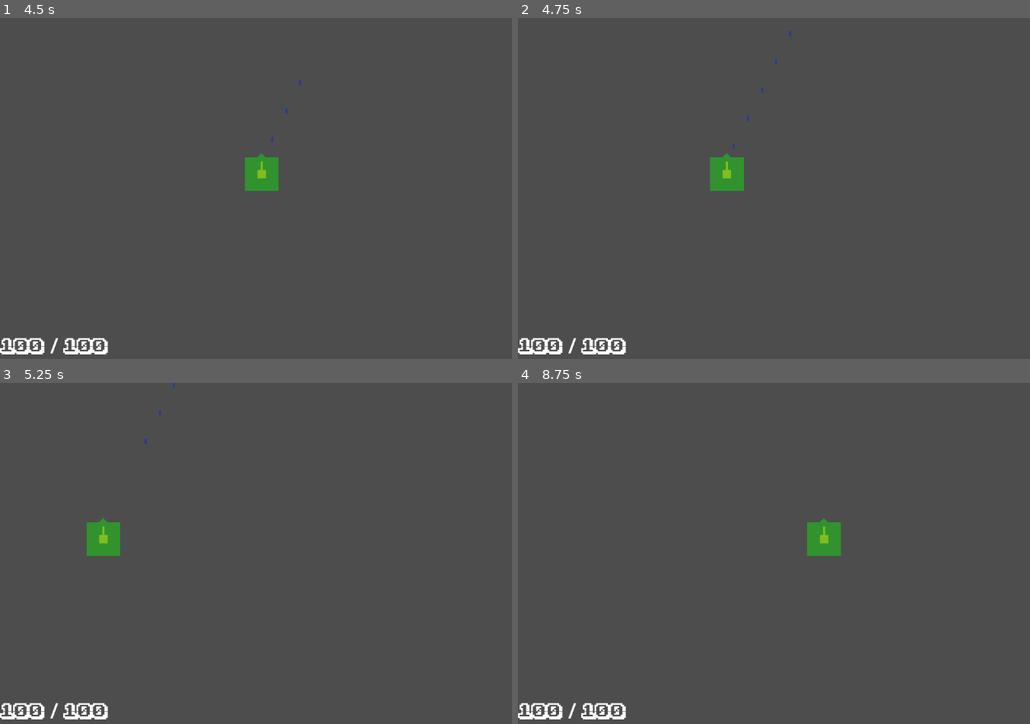
Above: before the commit, frames 1-4 (two rows, left to right).
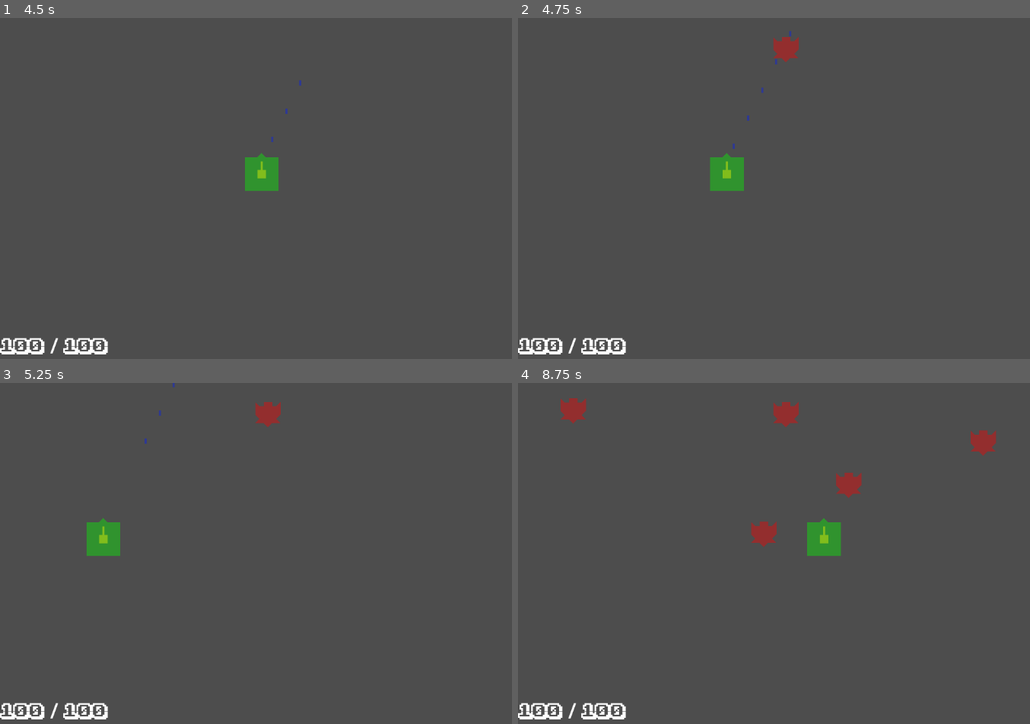
Above: after the commit, the same moments.

Repository: mmyumu/OVNI-godot
Game: Godot game, scene res://menu.tscn
Two runs of this game, one before a commit and one after it. Both use one fixed random seed, a clock stepped at 60 frames per second and the inputs below.
Inputs (mouse positions are in pixels of both pictures, inside the frame that each line leads up to):
- Up to frame 1 (4.5 s): click "Start" at 0.5 s; tap Enter (start_play) at 1.25, 1.35, 2, 2.3, 2.85, 3.5, 3.6 s; move the mouse to (435, 171) at 1.27 s; hold Right (move_right) 1.28-2.03 s; click (435, 171) at 1.42 s; move the mouse to (184, 205) at 2.02 s; hold Down (move_down) 2.03-2.78 s; tap Space (shoot) at 2.1 s; move the mouse to (363, 113) at 2.77 s; hold Right (move_right) 2.78-3.53 s; move the mouse to (271, 256) at 3.52 s; hold Up (move_up) 3.53-4.28 s; click (271, 256) at 3.67 s; move the mouse to (486, 239) at 4.27 s; hold Left (move_left) from 4.28 s (still down); hold Space (shoot) from 4.28 s (still down)
- Up to frame 2 (4.75 s): keep holding Left (move_left); keep holding Space (shoot); tap Enter (start_play) at 4.55 s
- Up to frame 3 (5.25 s): keep holding Left (move_left); move the mouse to (122, 502) at 5.02 s; release Space (shoot) at 5.03 s; tap Enter (start_play) at 5.1 s
- Up to frame 4 (8.75 s): move the mouse to (850, 553) at 5.77 s; release Left (move_left) at 5.78 s; hold Down (move_down) 5.78-6.53 s; tap Enter (start_play) at 5.85, 6.8, 7.35, 8.1 s; click (850, 553) at 5.92 s; move the mouse to (733, 468) at 6.52 s; hold Right (move_right) 6.53-7.28 s; tap Space (shoot) at 6.6 s; move the mouse to (953, 536) at 7.27 s; hold Up (move_up) 7.28-8.03 s; move the mouse to (702, 570) at 8.02 s; hold Right (move_right) from 8.03 s (still down); click (702, 570) at 8.17 s

Frame 1 is identical in both runs. In frame 2, 0.3% of the frame differs, in the area x 49-55%, y 5-13%; in frame 3, 0.3%; in frame 4, 1.4%, in the area x 8-94%, y 4-48%.
Error before the commit: Parse Error: Expected indented block after function declaration. (res://StartLabel.gd:5)

Commit message:
Add enemy spawn

Diff:
--- a/StartLabel.gd
+++ /dev/null
@@ -1,15 +0,0 @@
-extends Label
-
-
-# Called when the node enters the scene tree for the first time.
-func _ready():
-#	print(GlobalVariables.input_type)
-#	var input_events = InputMap.action_get_events("start_play")
-#	for input_event in input_events:
-#		if input_event is InputEventJoypadButton:
-#			print(input_event)
-
-
-# Called every frame. 'delta' is the elapsed time since the previous frame.
-func _process(delta):
-	pass
--- a/enemies/enemy1.tscn
+++ b/enemies/enemy1.tscn
@@ -1,13 +1,17 @@
 [gd_scene load_steps=2 format=3 uid="uid://c608eymfujioj"]
 
 [sub_resource type="RectangleShape2D" id="RectangleShape2D_w04ol"]
-size = Vector2(6, 6)
+size = Vector2(48, 48)
 
 [node name="Enemy" type="Area2D"]
 
 [node name="Polygon2D" type="Polygon2D" parent="."]
+scale = Vector2(8, 8)
 color = Color(1, 0, 0, 0.392157)
 polygon = PackedVector2Array(3, 3, 2, 2, 1, 2, 1, 3, -1, 3, -1, 2, -2, 2, -3, 3, -3, 0, -2, -1, -3, -2, -2, -2, -1, -2, 0, -3, 1, -2, 3, -2, 2, -1, 3, 0)
 
 [node name="CollisionShape2D" type="CollisionShape2D" parent="."]
 shape = SubResource("RectangleShape2D_w04ol")
+
+[node name="Marker2D" type="Marker2D" parent="."]
+position = Vector2(0, -26)
--- /dev/null
+++ b/enemies/spawner.gd
@@ -0,0 +1,19 @@
+extends Node
+
+var enemy = preload("res://enemies/enemy1.tscn")
+
+# Called when the node enters the scene tree for the first time.
+func _ready():
+	pass
+
+
+# Called every frame. 'delta' is the elapsed time since the previous frame.
+func _process(delta):
+	pass
+
+func spawn(position):
+	var spawned_enemy = enemy.instantiate()
+	get_parent().add_child(spawned_enemy)
+	spawned_enemy.position = position
+	spawned_enemy.rotation = TAU/2
+	print("Spawned enemy %s at x=%s, y=%s" % [spawned_enemy.name, position.x, position.y])
--- /dev/null
+++ b/enemies/spawner.tscn
@@ -0,0 +1,6 @@
+[gd_scene load_steps=2 format=3 uid="uid://dgamdwdlcwo4c"]
+
+[ext_resource type="Script" path="res://enemies/spawner.gd" id="1_87q1l"]
+
+[node name="Spawner" type="Node"]
+script = ExtResource("1_87q1l")
--- a/global_variables.gd
+++ b/global_variables.gd
@@ -1,10 +1,12 @@
-extends Node
+extends Node2D
 
 var input_type = "joypad"
 
+var screen_size: Vector2
+
 # Called when the node enters the scene tree for the first time.
 func _ready():
-	pass
+	screen_size = get_viewport_rect().size
 #	set_process_input(true)
 #	guess_input_device()
 
--- a/global_variables.tscn
+++ b/global_variables.tscn
@@ -2,5 +2,5 @@
 
 [ext_resource type="Script" path="res://global_variables.gd" id="1_cnygq"]
 
-[node name="GlobalVariables" type="Node"]
+[node name="GlobalVariables" type="Node2D"]
 script = ExtResource("1_cnygq")
--- a/hud.tscn
+++ b/hud.tscn
@@ -2,7 +2,25 @@
 
 [ext_resource type="FontFile" uid="uid://cu1gycbn7rgh1" path="res://fonts/ka1.ttf" id="1_04pe5"]
 [ext_resource type="Script" path="res://hud.gd" id="1_6pjce"]
-[ext_resource type="Script" path="res://StartLabel.gd" id="2_qtv1r"]
+
+[sub_resource type="GDScript" id="GDScript_b8lme"]
+script/source = "extends Label
+
+
+# Called when the node enters the scene tree for the first time.
+func _ready():
+	pass
+#	print(GlobalVariables.input_type)
+#	var input_events = InputMap.action_get_events(\"start_play\")
+#	for input_event in input_events:
+#		if input_event is InputEventJoypadButton:
+#			print(input_event)
+
+
+# Called every frame. 'delta' is the elapsed time since the previous frame.
+func _process(delta):
+	pass
+"
 
 [node name="HUD" type="CanvasLayer"]
 process_mode = 2
@@ -65,8 +83,7 @@
 theme_override_font_sizes/font_size = 64
 text = "Time left"
 horizontal_alignment = 1
-script = ExtResource("2_qtv1r")
-theme_override_font_sizes/font_size = 64
+script = SubResource("GDScript_b8lme")
 
 [node name="StartTimer" type="Timer" parent="StartPlay"]
 wait_time = 3.0
--- a/main_stage.gd
+++ b/main_stage.gd
@@ -1,19 +1,16 @@
 extends Node
 
+var rng = RandomNumberGenerator.new()
 
 # Called when the node enters the scene tree for the first time.
 func _ready():
 	get_tree().paused = true
 	update_hp()
 	$Player.hide()
-#	$StartTimer.start()
-
 
 # Called every frame. 'delta' is the elapsed time since the previous frame.
 func _process(delta):
 	pass
-#	$HUD.update_start_play()
-
 
 func _on_player_shoot(projectile, direction, location):
 	var spawned_projectile = projectile.instantiate()
@@ -26,11 +23,16 @@
 	$HUD/HP/HPLabel.text = str($Player.hp)
 	$HUD/HP/MaxHPLabel.text = str($Player.max_hp)
 
-
-#func _on_start_timer_timeout():
-#	$HUD.start_play()
+func _on_hud_start_play():
+	$Player.show()
+	$Spawner/SpawnTimer.start()
+	get_tree().paused = false
 
 
-func _on_hud_start_play():
-	$Player.show()
-	get_tree().paused = false
+func _on_spawn_timer_timeout():
+	# TODO: improve spawn position (outside of screen? not on player?)
+	# TODO: spawn waves of enemies instead of enemies 1 by 1 (scripted? random mechanism?)
+	var x = rng.randi_range(0, GlobalVariables.screen_size.x)
+	var y = rng.randi_range(0, GlobalVariables.screen_size.y/2)
+	var spawn_position = Vector2(x, y)
+	$Spawner.spawn(spawn_position)
--- a/main_stage.tscn
+++ b/main_stage.tscn
@@ -1,8 +1,9 @@
-[gd_scene load_steps=4 format=3 uid="uid://blbpq1q6ur422"]
+[gd_scene load_steps=5 format=3 uid="uid://blbpq1q6ur422"]
 
-[ext_resource type="PackedScene" uid="uid://xsyxsqvbvltk" path="res://player.tscn" id="1_gy300"]
+[ext_resource type="PackedScene" uid="uid://xsyxsqvbvltk" path="res://player/player.tscn" id="1_gy300"]
 [ext_resource type="Script" path="res://main_stage.gd" id="1_holjf"]
 [ext_resource type="PackedScene" uid="uid://csrjim7erxwl" path="res://hud.tscn" id="3_ww8p0"]
+[ext_resource type="PackedScene" uid="uid://dgamdwdlcwo4c" path="res://enemies/spawner.tscn" id="4_hcxan"]
 
 [node name="MainStage" type="Node"]
 script = ExtResource("1_holjf")
@@ -12,5 +13,10 @@
 
 [node name="HUD" parent="." instance=ExtResource("3_ww8p0")]
 
+[node name="Spawner" parent="." instance=ExtResource("4_hcxan")]
+
+[node name="SpawnTimer" type="Timer" parent="Spawner"]
+
 [connection signal="shoot" from="Player" to="." method="_on_player_shoot"]
 [connection signal="start_play" from="HUD" to="." method="_on_hud_start_play"]
+[connection signal="timeout" from="Spawner/SpawnTimer" to="." method="_on_spawn_timer_timeout"]
--- a/player.gd
+++ b/player/player.gd
@@ -4,13 +4,11 @@
 @export var hp = 100
 @export var max_hp = 100
 
-var screen_size: Vector2
-
 signal shoot(projectile, direction, location)
 
 # Called when the node enters the scene tree for the first time.
 func _ready():
-	screen_size = get_viewport_rect().size
+	pass
 
 
 # Called every frame. 'delta' is the elapsed time since the previous frame.
@@ -26,7 +24,7 @@
 		velocity *= speed
 
 	position += velocity * delta
-	position = position.clamp(Vector2.ZERO, screen_size)
+	position = position.clamp(Vector2.ZERO, GlobalVariables.screen_size)
 
 
 func _on_turret_shoot(projectile, direction, location):
--- a/player.tscn
+++ b/player/player.tscn
@@ -1,7 +1,7 @@
 [gd_scene load_steps=4 format=3 uid="uid://xsyxsqvbvltk"]
 
-[ext_resource type="Script" path="res://player.gd" id="1_wglp7"]
-[ext_resource type="PackedScene" uid="uid://1ulstek31iwg" path="res://turret.tscn" id="2_k5108"]
+[ext_resource type="Script" path="res://player/player.gd" id="1_wglp7"]
+[ext_resource type="PackedScene" uid="uid://1ulstek31iwg" path="res://player/turret.tscn" id="2_k5108"]
 
 [sub_resource type="RectangleShape2D" id="RectangleShape2D_ljunf"]
 size = Vector2(48, 48)
@@ -19,7 +19,6 @@
 polygon = PackedVector2Array(80, 32, 0, 32, -80, 32, -80, -48, -20, -48, -4.76837e-06, -58, 20, -48, 80, -48)
 
 [node name="Turret" parent="." instance=ExtResource("2_k5108")]
-rotation_speed = 5
 fire_rate = 20.0
 
 [connection signal="shoot" from="Turret" to="." method="_on_turret_shoot"]
--- a/turret.tscn
+++ b/player/turret.tscn
@@ -1,6 +1,6 @@
 [gd_scene load_steps=2 format=3 uid="uid://1ulstek31iwg"]
 
-[ext_resource type="Script" path="res://turret.gd" id="1_4qfjp"]
+[ext_resource type="Script" path="res://player/turret.gd" id="1_4qfjp"]
 
 [node name="Turret" type="Area2D"]
 script = ExtResource("1_4qfjp")
Renamed: turret.gd -> player/turret.gd
